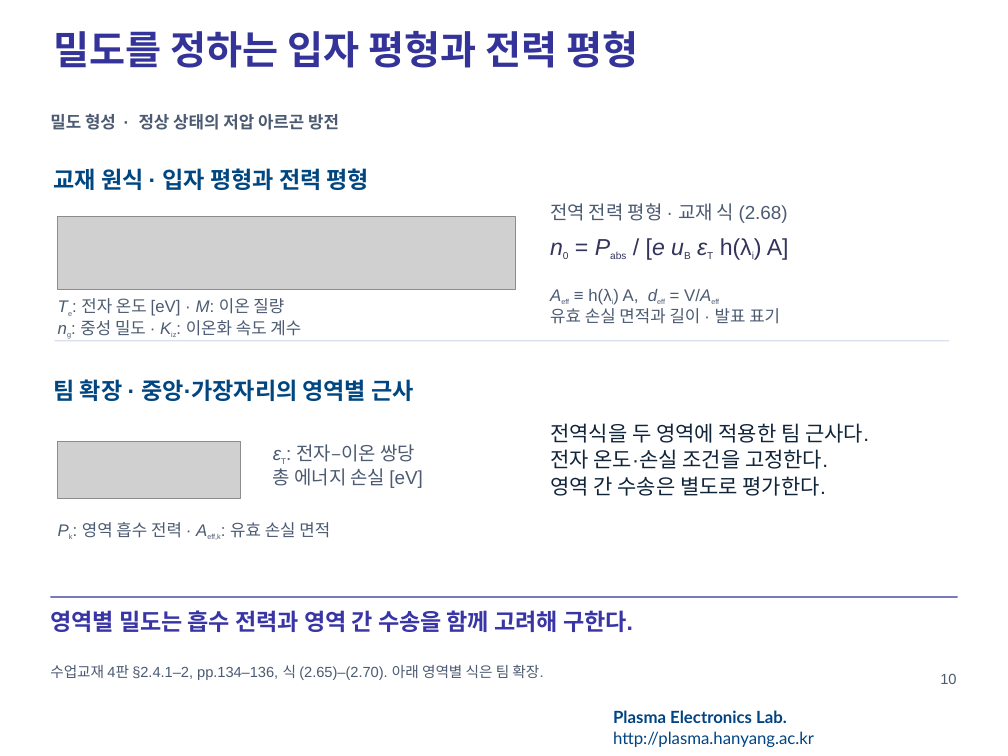
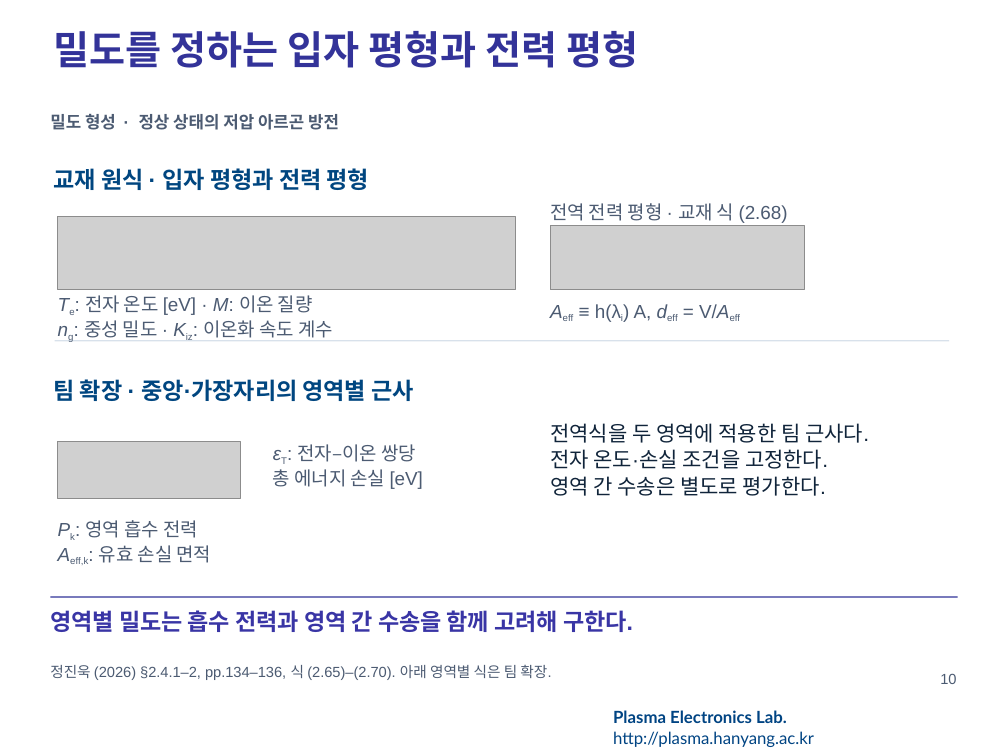
Before and after one commit to garlicjam-pyo/plasma, a slide deck: slide 10 of presentations/1차발표_이론배경판.pptx. Drawn at 1008x756 pixels with LibreOffice and Linux fonts; fonts in the diff are those of the drawing; grey boxes stand for pictures; background and template pictures are left out. Boxes give left, top, right and bottom in pixels: in the first picture for what was removed or moved away, otherwise in the second. Text is boxed around its words. In the diff, an @@ line names an element or a change of style, - is before the commit and + after.

```diff
--- a/presentations/1차발표_이론배경판.pptx
+++ b/presentations/1차발표_이론배경판.pptx
@@ picture added at bbox=[550, 226, 804, 290] @@
@@ text removed at bbox=[646, 238, 789, 260] @@
-n0 = Pabs / [e uB εT h(λi) A]
@@ text "Te: 전자 온도 [eV] · ..." at bbox=[84, 295, 333, 338]: size 12 to 13.5 pt in "Te: 전자 온도 [eV] · M: 이온 ...", "ng: 중성 밀도 · Kiz: 이온화 속도 ..."; size 9 to 12 pt, now subscript in "Te:", "ng: Kiz:" @@
@@ text "Aeff ≡ h(λi) A, deff ...": place and size @@
-text "Aeff ≡ h(λi) A, deff ..." at bbox=[550, 289, 780, 324]
+text "Aeff ≡ h(λi) A, deff ..." at bbox=[595, 304, 729, 322]
@@ text "Aeff ≡ h(λi) A, deff ..." at bbox=[595, 304, 729, 322]: size 12 to 13.5 pt in "Aeff ≡ h(λi) A, deff = V/Aeff"; size 9 to 12 pt, now subscript in "Aeff h(λi) deff V/Aeff" @@
@@ text at bbox=[550, 308, 780, 324]: paragraph removed @@
-유효 손실 면적과 길이 · 발표 표기
@@ text at bbox=[70, 520, 212, 565]: text changed; size 12 to 13.5 pt @@
-Pk: 영역 흡수 전력 · Aeff,k: 유효 손실 면적
+Pk: 영역 흡수 전력
+Aeff,k: 유효 손실 면적
@@ text at bbox=[50, 665, 551, 680]: text changed @@
-수업교재 4판 §2.4.1–2, pp.134–136, 식 (2.65)–(2.70). 아래 영역별 식은 팀 확장.
+정진욱 (2026) §2.4.1–2, pp.134–136, 식 (2.65)–(2.70). 아래 영역별 식은 팀 확장.
```
Also in this commit, not shown: 8 other slides changed, 2 other files.
